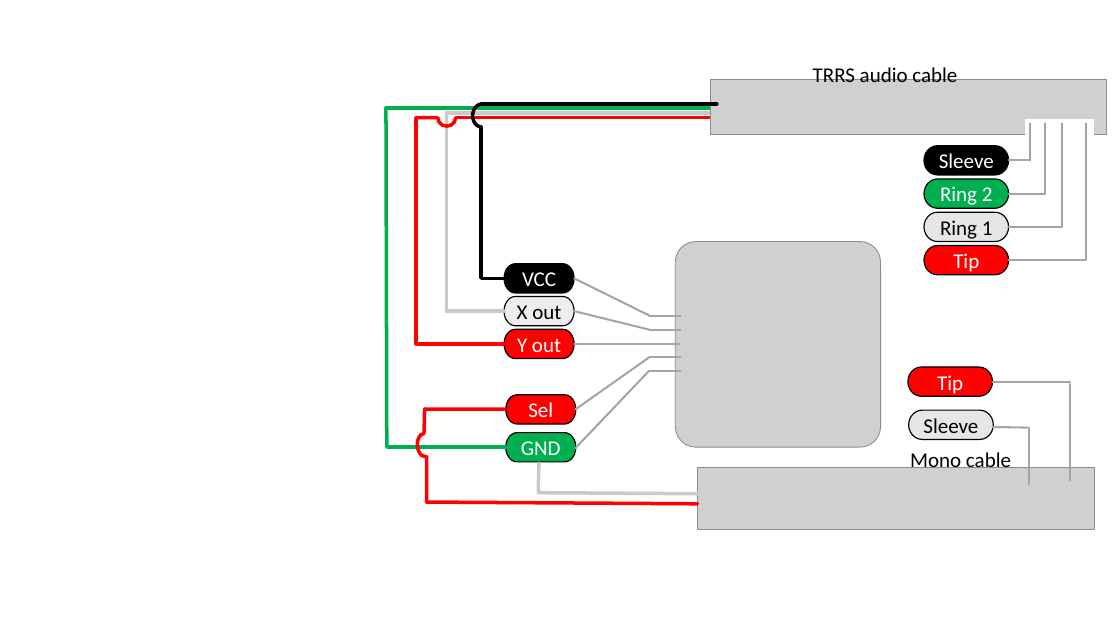
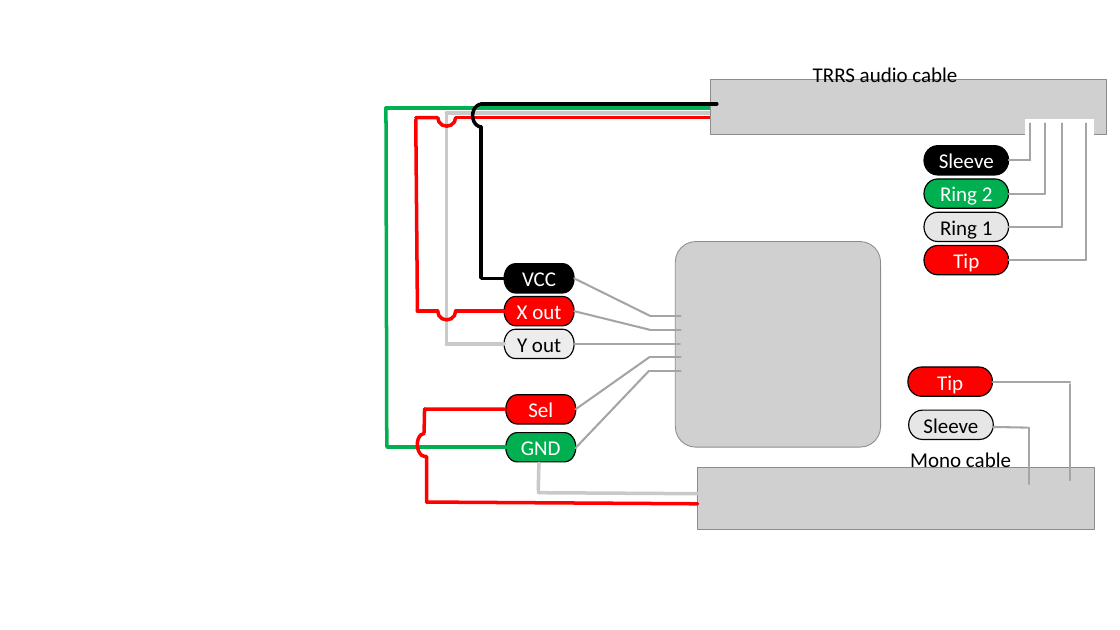
Before and after one commit to makersmakingchange/Spruce-Mini-Joystick, a slide deck: slide 2 of Documentation/Working_Documents/Assets/Spruce Wiring Diagrams.pptx. Drawn at 1120x630 pixels with LibreOffice and Linux fonts; fonts in the diff are those of the drawing; grey boxes stand for pictures. Boxes give left, top, right and bottom in pixels: in the first picture for what was removed or moved away, otherwise in the second. Text is boxed around its words. In the diff, an @@ line names an element or a change of style, - is before the commit and + after.

Commit message:
Add files via upload
Updated Adafruit wiring diagram

```diff
--- a/Documentation/Working_Documents/Assets/Spruce Wiring Diagrams.pptx
+++ b/Documentation/Working_Documents/Assets/Spruce Wiring Diagrams.pptx
@@ line moved from (416, 119) - (416, 344) to (416, 119) - (418, 311) @@
@@ line moved from (446, 311) - (446, 113) to (446, 344) - (446, 113) @@
@@ pill shape "X out" at <box>504,297,574,326</box>: text colour #000000 to #FFFFFF; fill #EDEDED to #FF0000 @@
@@ line moved from (418, 344) - (504, 344) to (418, 311) - (438, 311) @@
@@ arc (boxed as its full ellipse) added at <box>438,303,455,320</box>, outline #FF0000 3 pt @@
@@ line added from (455, 311) to (504, 311), #FF0000 3 pt @@
@@ pill shape "Y out" at <box>504,329,574,359</box>: text colour #FFFFFF to #000000; fill #FF0000 to #EDEDED @@
@@ line moved from (446, 311) - (504, 311) to (446, 344) - (504, 344) @@
```
